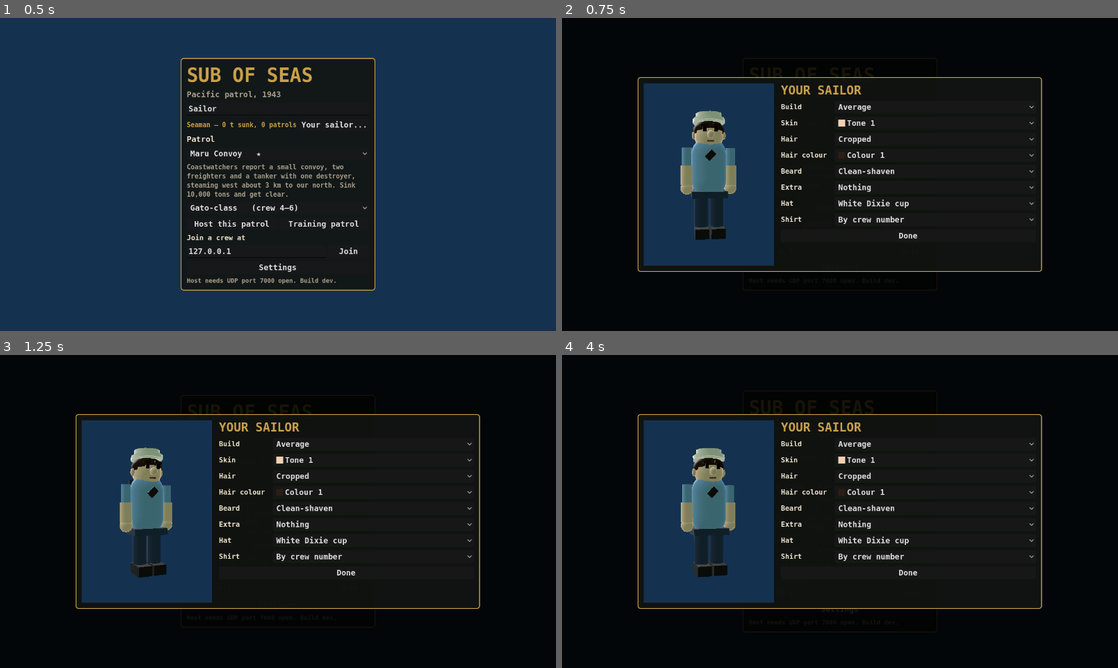
Above: before the commit, frames 1-4 (two rows, left to right).
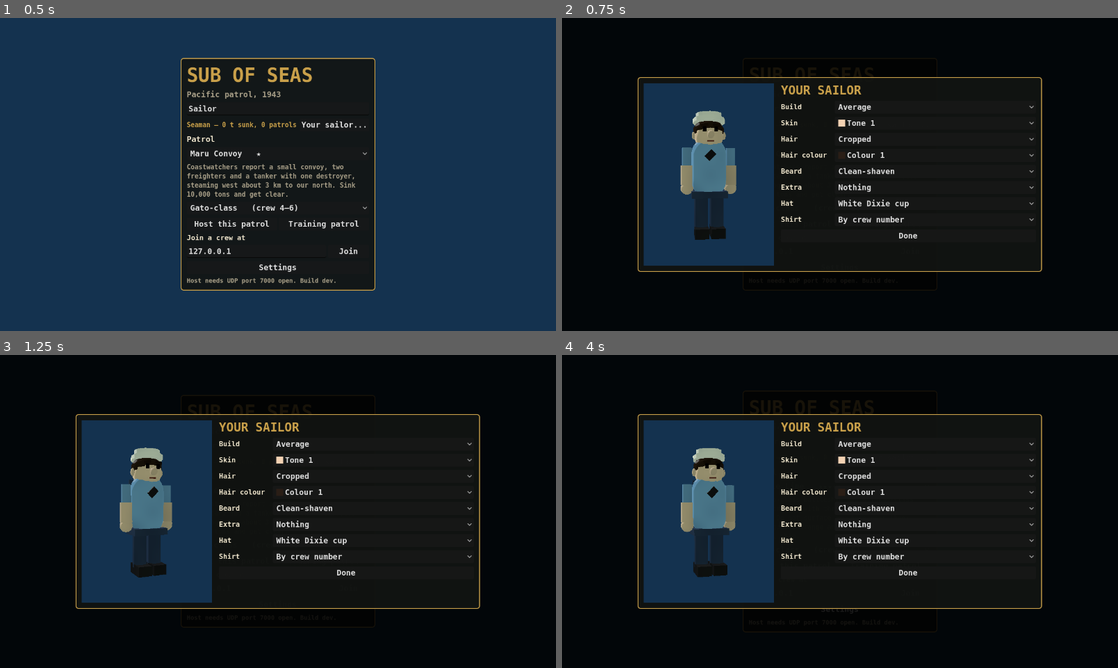
Above: after the commit, the same moments.

Repository: landonreekstin/sub-of-seas
Game: Godot game, scene res://ui/main_menu.tscn
Two runs of this game, one before a commit and one after it. Both use one fixed random seed, a clock stepped at 60 frames per second and the inputs below.
Inputs:
- Up to frame 1 (0.5 s): no input
- Up to frame 2 (0.75 s): click "Your sailor..." at 0.5 s
- Up to frame 3 (1.25 s): no input
- Up to frame 4 (4 s): click "Done" at 1.25 s; click "Maru Convoy ★" at 2 s; click "Gato-class (crew 4–6)" at 2.75 s; click "Your sailor..." at 3.5 s

Frame 1 is identical in both runs. In frame 2, 0.3% of the frame differs, in the area x 21-32%, y 29-71%; in frame 3, 0.2%; in frame 4, 0.2%.

Commit message:
art(look): a painted toon shader on everything and more detail through the boat

Diff:
--- a/interior/build.gd
+++ b/interior/build.gd
@@ -22,8 +22,28 @@
 	return _textures[name]
 
 
-static func mat(color: Color, emission := 0.0) -> StandardMaterial3D:
+## Shinier palette colours (brass, gauge glass): a tighter toon highlight.
+const SHINY := {"c9a04a": 0.35, "8a8f86": 0.5, "6e756c": 0.55}
+const TOON_SHADER := preload("res://world/toon.gdshader")
+
+
+## The painted toon material (world/toon.gdshader) for an opaque palette colour; glowing
+## and see-through colours keep a plain material.
+static func mat(color: Color, emission := 0.0) -> Material:
 	var key := "%s/%s" % [color.to_html(), emission]
+	if not _materials.has(key) and emission == 0.0 and color.a >= 1.0:
+		var t := ShaderMaterial.new()
+		t.shader = TOON_SHADER
+		t.set_shader_parameter("albedo", color)
+		t.set_shader_parameter("roughness", SHINY.get(color.to_html(false), 0.75))
+		var dt: Array = DETAIL.get(color.to_html(false), [])
+		if not dt.is_empty():
+			t.set_shader_parameter("detail", detail_texture(dt[0]))
+			t.set_shader_parameter("use_detail", true)
+			t.set_shader_parameter("detail_scale", 1.0 / float(dt[1]))
+			t.set_shader_parameter("paint_scale", clampf(1.6 / float(dt[1]), 0.15, 1.0))
+			t.set_shader_parameter("paint", 1.0 if dt[1] < 4.0 else 0.6)
+		_materials[key] = t
 	if not _materials.has(key):
 		var m := StandardMaterial3D.new()
 		m.albedo_color = color
--- a/interior/sub_interior.gd
+++ b/interior/sub_interior.gd
@@ -141,6 +141,8 @@
 	_portholes()
 	if has_conning_tower:
 		_conning_tower(ct, hatch)
+	for c in compartments:
+		_dressing(c, hatch if c.type == "control" else Rect2())
 	damage = DamageView.new()
 	damage.name = "Damage"
 	damage.interior = self
@@ -461,6 +463,92 @@
 	add_child(crate)
 
 
+## Detail every compartment shares, so the hull reads as a working boat (lando: art toward
+## Sea of Thieves, a bit more detailed): ring frames over the deckhead and down the shoulders,
+## a cable run with brass clamps, red handwheels on the pipe runs, a wire cage round each
+## bulb, an extinguisher by the after door, stencilled frame numbers. None of it collides.
+func _dressing(c: Dictionary, hatch: Rect2) -> void:
+	var z0: float = c.z0
+	var z1: float = c.z1
+	var frame_col := Color("#8FA88C")
+	var n := int((z1 - z0) / 1.2)
+	for i in range(1, n):
+		var z := z0 + (z1 - z0) * i / n
+		if hatch.size != Vector2.ZERO and z > hatch.position.y - 0.15 and z < hatch.end.y + 0.15:
+			continue
+		Build.box(self, Vector3(2.5, 0.07, 0.1), Vector3(0, DECK_HEIGHT - 0.03, z), frame_col, false)
+		for side in [-1.0, 1.0]:
+			if _near_porthole(side, z):
+				continue
+			var s := Build.box(self, Vector3(0.95, 0.07, 0.1), Vector3(side * 1.69, DECK_HEIGHT - 0.25, z), frame_col, false)
+			s.rotation.z = side * deg_to_rad(40.0)
+			# Cable clamps on the frame.
+			Build.box(self, Vector3(0.16, 0.05, 0.05), Vector3(side * 0.62, DECK_HEIGHT - 0.1, z), BRASS, false)
+		if i % 2 == 0:
+			Build.label(self, "FR %d" % (int(z * 2.0) + 60), Vector3(0.0, DECK_HEIGHT - 0.12, z + 0.051), 18, Color("#2B2B26"))
+	# Cable runs under the deckhead, both sides of the light line.
+	var cables := [Color("#2B2B26"), Color("#7A2E25"), Color("#3E5770")]
+	for side in [-1.0, 1.0]:
+		for k in cables.size():
+			Build.cyl(self, 0.022, z1 - z0 - 0.3, Vector3(side * (0.56 + k * 0.05), DECK_HEIGHT - 0.06, (z0 + z1) * 0.5), cables[k], Vector3.BACK)
+	# Handwheel valves on the white pipe runs.
+	var m := maxi(1, int((z1 - z0) / 3.5))
+	for i in m:
+		var z := z0 + (z1 - z0) * (i + 0.5) / m
+		var side := -1.0 if i % 2 == 0 else 1.0
+		Build.cyl(self, 0.1, 0.18, Vector3(side * 1.1, DECK_HEIGHT - 0.1, z), Color("#8A8F86"), Vector3.BACK)
+		Build.cyl(self, 0.015, 0.14, Vector3(side * 1.1, DECK_HEIGHT - 0.22, z), Color("#8A8F86"))
+		Build.wheel(self, 0.09, Vector3(side * 1.1, DECK_HEIGHT - 0.29, z), RED, Vector3.DOWN)
+	# Wire cages round the bulbs.
+	var bulbs := maxi(1, roundi((z1 - z0) / 5.0))
+	for i in bulbs:
+		var z := z0 + (z1 - z0) * (i + 0.5) / bulbs
+		for k in 2:
+			var w := Build.box(self, Vector3(0.22, 0.015, 0.015), Vector3(0, DECK_HEIGHT - 0.1, z), DARK, false)
+			w.rotation.y = k * PI / 2.0
+		Build.wheel(self, 0.11, Vector3(0, DECK_HEIGHT - 0.07, z), DARK, Vector3.DOWN)
+	# An extinguisher on the after bulkhead by the door, port side.
+	if c != compartments[-1]:
+		var ez := z1 - 0.2
+		Build.cyl(self, 0.09, 0.5, Vector3(-1.3, 0.55, ez), RED)
+		Build.sphere(self, 0.09, Vector3(-1.3, 0.8, ez), RED)
+		Build.cyl(self, 0.03, 0.08, Vector3(-1.3, 0.92, ez), DARK)
+		Build.box(self, Vector3(0.14, 0.03, 0.03), Vector3(-1.25, 0.95, ez), DARK, false)
+		Build.box(self, Vector3(0.24, 0.04, 0.08), Vector3(-1.3, 0.62, ez + 0.06), DARK, false) # strap
+	match c.type:
+		"crew":
+			# Coffee urn and mugs on the mess table, a menu board.
+			var tz: float = z1 - 1.2
+			Build.cyl(self, 0.13, 0.4, Vector3(1.5, 0.99, tz - 0.6), Color("#8A8F86"))
+			Build.cyl(self, 0.14, 0.03, Vector3(1.5, 1.2, tz - 0.6), DARK)
+			Build.box(self, Vector3(0.06, 0.03, 0.03), Vector3(1.4, 0.9, tz - 0.6), DARK, false)
+			for k in 4:
+				Build.cyl(self, 0.04, 0.09, Vector3(1.1 + (k % 2) * 0.35, 0.83, tz - 0.2 + (k / 2) * 0.55), Color("#E8DFC4"))
+			Build.box(self, Vector3(0.03, 0.5, 0.7), Vector3(HALF_WIDTH - 0.02, 1.55, tz - 1.4), Color("#2F3A30"), false).rotation.y = 0.0
+			var menu := Build.label(self, "TODAY\nSPAM & BEANS\nCOFFEE", Vector3(HALF_WIDTH - 0.04, 1.55, tz - 1.4), 20, Color("#F2F0E8"))
+			menu.rotation.y = -PI / 2.0
+		"battery":
+			# Officers' books on a shelf over the wardroom table, a brass clock.
+			var bz: float = (z0 + z1) * 0.5
+			Build.box(self, Vector3(0.22, 0.03, 1.2), Vector3(1.85, 1.25, bz + 0.3), WOOD, false)
+			var cols := [Color("#7A2E25"), Color("#3E5770"), Color("#2F4A2E"), Color("#6B5A44"), Color("#7A2E25"), Color("#2B2B26")]
+			for k in cols.size():
+				Build.box(self, Vector3(0.16, 0.22 - (k % 3) * 0.03, 0.06), Vector3(1.86, 1.38 - (k % 3) * 0.015, bz - 0.2 + k * 0.09), cols[k], false)
+		"control":
+			# The boat's clock over the depth board.
+			Build.cyl(self, 0.15, 0.05, Vector3(-1.15, 2.2, z0 + 0.13), BRASS, Vector3.BACK)
+			Build.cyl(self, 0.12, 0.02, Vector3(-1.15, 2.2, z0 + 0.16), Color("#F2E8CF"), Vector3.BACK)
+			var hand := Build.box(self, Vector3(0.015, 0.09, 0.01), Vector3(-1.13, 2.24, z0 + 0.18), DARK, false)
+			hand.rotation.z = -0.5
+
+
+func _near_porthole(side: float, z: float) -> bool:
+	for p in portholes:
+		if signf(p.position.x) == side and absf(p.position.z - z) < 0.45 and p.position.y > 1.75:
+			return true
+	return false
+
+
 func _gauge_board(pos: Vector3, kinds: Array) -> void:
 	var board := Node3D.new()
 	board.position = pos
--- /dev/null
+++ b/world/toon.gdshader
@@ -0,0 +1,82 @@
+// The painted toon look every opaque primitive shares (Build.mat): the palette colour,
+// broken up by hand-painted blotches and a slight per-piece shade so no two plates match,
+// times the grey detail map (triplanar, in the piece's own space so it rides along on a
+// moving ship), lit in soft-edged toon bands with a warm rim on the lit side.
+shader_type spatial;
+render_mode cull_back;
+
+uniform vec4 albedo : source_color = vec4(1.0);
+uniform sampler2D detail : source_color, filter_linear_mipmap_anisotropic, repeat_enable;
+uniform bool use_detail = false;
+uniform float detail_scale = 1.0; // repeats per metre
+uniform float roughness = 0.75;
+uniform float paint = 1.0; // how strong the painted variation is
+uniform float paint_scale = 1.0; // blotches per metre (big plating gets big, soft ones)
+
+varying vec3 local_pos;
+varying vec3 local_norm;
+varying vec3 seed;
+
+float hash(vec3 p) {
+	p = fract(p * 0.3183099 + 0.1);
+	p *= 17.0;
+	return fract(p.x * p.y * p.z * (p.x + p.y + p.z));
+}
+
+float noise(vec3 x) {
+	vec3 i = floor(x);
+	vec3 f = fract(x);
+	f = f * f * (3.0 - 2.0 * f);
+	return mix(mix(mix(hash(i + vec3(0, 0, 0)), hash(i + vec3(1, 0, 0)), f.x),
+			mix(hash(i + vec3(0, 1, 0)), hash(i + vec3(1, 1, 0)), f.x), f.y),
+			mix(mix(hash(i + vec3(0, 0, 1)), hash(i + vec3(1, 0, 1)), f.x),
+			mix(hash(i + vec3(0, 1, 1)), hash(i + vec3(1, 1, 1)), f.x), f.y), f.z);
+}
+
+void vertex() {
+	local_pos = VERTEX * vec3(length(MODEL_MATRIX[0].xyz), length(MODEL_MATRIX[1].xyz), length(MODEL_MATRIX[2].xyz));
+	local_norm = NORMAL;
+	seed = MODEL_MATRIX[3].xyz;
+}
+
+void fragment() {
+	vec3 col = albedo.rgb;
+	// Hand-painted: big soft blotches of lighter and darker paint, a warm/cool drift
+	// between them, and each piece a touch different from its neighbour.
+	vec3 p = (local_pos + seed * 0.37) * paint_scale;
+	float blot = noise(p * 1.3) * 0.65 + noise(p * 3.7) * 0.35;
+	float piece = hash(floor(seed * 4.0) + 0.5) - 0.5;
+	col *= 1.0 + ((blot - 0.5) * 0.34 + piece * 0.12) * paint;
+	col = mix(col, col * vec3(1.05, 1.0, 0.92), clamp((blot - 0.45) * 2.0, 0.0, 1.0) * 0.5 * paint);
+	col = mix(col, col * vec3(0.94, 0.98, 1.06), clamp((0.45 - blot) * 2.0, 0.0, 1.0) * 0.5 * paint);
+	if (use_detail) {
+		vec3 w = pow(abs(local_norm), vec3(4.0));
+		w /= w.x + w.y + w.z;
+		vec3 q = local_pos * detail_scale;
+		vec3 d = texture(detail, vec2(q.z, -q.y)).rgb * w.x + texture(detail, q.xz).rgb * w.y + texture(detail, vec2(q.x, -q.y)).rgb * w.z;
+		col *= d;
+	}
+	ALBEDO = col;
+	ROUGHNESS = roughness;
+	SPECULAR = 0.3;
+}
+
+void light() {
+	// Soft toon bands: shadow, mid, lit (wrapped so the dark side isn't black).
+	float ndl = dot(NORMAL, LIGHT);
+	float wrap = (ndl + 0.35) / 1.35;
+	float band = 0.18 + smoothstep(0.12, 0.2, wrap) * 0.37 + smoothstep(0.55, 0.62, wrap) * 0.45;
+	// The lamp's falloff in soft steps too, so light lies in painted pools.
+	float a = ATTENUATION;
+	float pooled = 0.12 * a + 0.88 * (smoothstep(0.04, 0.1, a) * 0.3 + smoothstep(0.22, 0.3, a) * 0.3 + smoothstep(0.5, 0.6, a) * 0.4);
+	float lit = band * pooled * 0.72;
+	DIFFUSE_LIGHT += LIGHT_COLOR * lit / PI;
+	// A warm rim on the lit side picks the chunky shapes out.
+	float rim = smoothstep(0.62, 0.72, 1.0 - max(dot(NORMAL, VIEW), 0.0));
+	DIFFUSE_LIGHT += LIGHT_COLOR * rim * lit * 0.18 / PI;
+	// A small hard-edged highlight on the shinier things (brass, wet steel).
+	vec3 h = normalize(LIGHT + VIEW);
+	float shine = 1.0 - roughness;
+	float spec = smoothstep(0.5, 0.56, pow(max(dot(NORMAL, h), 0.0), mix(8.0, 64.0, shine)));
+	SPECULAR_LIGHT += LIGHT_COLOR * spec * shine * ATTENUATION * 0.5 / PI;
+}
Not shown, added: world/toon.gdshader.uid
Not shown, changed: CLAUDE.md
Not shown, changed: docs/roadmap.md
Not shown, changed: docs/style.md
